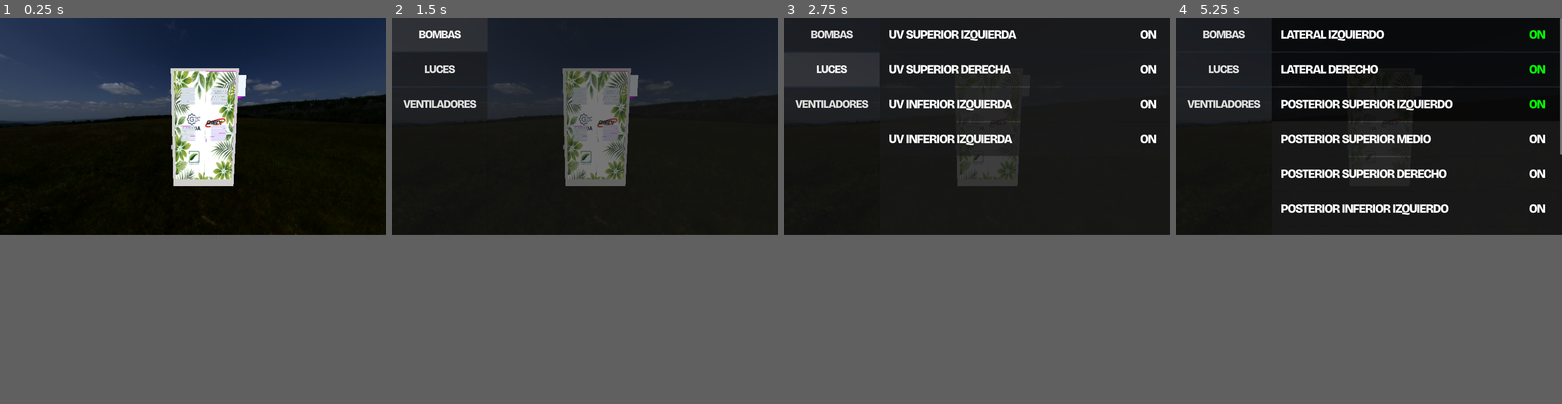
Above: before the commit, frames 1-4 (left to right).
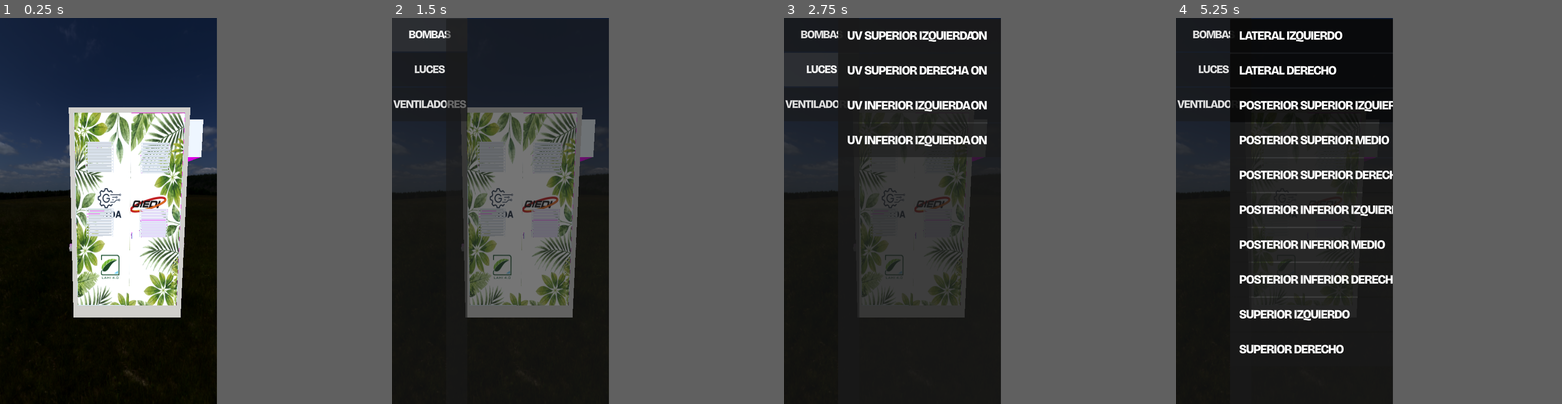
Above: after the commit, the same moments.

Repository: romsreu/hydrolab-twin
Game: Godot game, scene res://scenes/main.tscn
Two runs of this game, one before a commit and one after it. Both use one fixed random seed, a clock stepped at 60 frames per second and the inputs below.
Inputs (mouse positions are in pixels of both pictures, inside the frame that each line leads up to):
- Up to frame 1 (0.25 s): no input
- Up to frame 2 (1.5 s): tap Enter at 0.5 s; move the mouse to (669, 114) at 0.52 s; tap H at 0.6 s; click (669, 114) at 0.67 s; click "BOMBAS" at 1.25 s
- Up to frame 3 (2.75 s): click "LUCES" at 2 s
- Up to frame 4 (5.25 s): click "VENTILADORES" at 2.75 s; click "LATERAL IZQUIERDO" at 3.5 s; click "LATERAL DERECHO" at 4.25 s; click "POSTERIOR SUPERIOR IZQUIERDO" at 5 s
In our replay, the window is 799x449 before the commit and 449x799 after it. These sizes can differ from the game's own. Grey fills any space a smaller window leaves; there, only what the larger window draws over its background counts as a difference.

The runs differ from the first frame. In frame 1, 53% of the frame differs, in the area x 0-100%, y 0-100%; in frame 2, 30%; in frame 3, 18%; in frame 4, 12%.

Commit message:
Added app layout

Diff:
--- a/project.godot
+++ b/project.godot
@@ -13,6 +13,13 @@
 config/name="hydro_virtualization"
 run/main_scene="uid://dp5w7hcf00ryq"
 config/features=PackedStringArray("4.6", "Mobile")
+config/icon="uid://vjpqeyujd40t"
+
+[display]
+
+window/size/viewport_width=648
+window/size/viewport_height=1152
+window/handheld/orientation=1
 
 [file_customization]
 
--- /dev/null
+++ b/scenes/app.tscn
@@ -0,0 +1,55 @@
+[gd_scene format=3 uid="uid://bdqeuxuaivvn7"]
+
+[ext_resource type="FontFile" uid="uid://dufj1l6ij21hr" path="res://resources/BricolageGrotesque-VariableFont_opsz,wdth,wght.ttf" id="1_1670a"]
+[ext_resource type="PackedScene" uid="uid://dp5w7hcf00ryq" path="res://scenes/main.tscn" id="2_dmsei"]
+
+[node name="Control" type="Control" unique_id=341107439]
+layout_mode = 3
+anchors_preset = 15
+anchor_right = 1.0
+anchor_bottom = 1.0
+grow_horizontal = 2
+grow_vertical = 2
+
+[node name="HBoxContainer" type="HBoxContainer" parent="." unique_id=2056158674]
+layout_mode = 1
+anchors_preset = 12
+anchor_top = 1.0
+anchor_right = 1.0
+anchor_bottom = 1.0
+offset_top = -77.0
+grow_horizontal = 2
+grow_vertical = 0
+alignment = 1
+
+[node name="Button" type="Button" parent="HBoxContainer" unique_id=394859540]
+custom_minimum_size = Vector2(210, 100)
+layout_mode = 2
+theme_override_fonts/font = ExtResource("1_1670a")
+text = "ESTADO"
+
+[node name="Button2" type="Button" parent="HBoxContainer" unique_id=492569233]
+custom_minimum_size = Vector2(210, 100)
+layout_mode = 2
+theme_override_fonts/font = ExtResource("1_1670a")
+text = "3D"
+
+[node name="Button3" type="Button" parent="HBoxContainer" unique_id=171083689]
+custom_minimum_size = Vector2(210, 100)
+layout_mode = 2
+theme_override_fonts/font = ExtResource("1_1670a")
+text = "DASHBOARD"
+
+[node name="SubViewportContainer" type="SubViewportContainer" parent="." unique_id=1378125589]
+layout_mode = 1
+anchors_preset = -1
+anchor_right = 1.0
+anchor_bottom = 0.9110001
+offset_bottom = 0.5279541
+grow_horizontal = 2
+grow_vertical = 2
+
+[node name="SubViewport" type="SubViewport" parent="SubViewportContainer" unique_id=1717629028]
+size = Vector2i(648, 500)
+
+[node name="Main" parent="SubViewportContainer/SubViewport" unique_id=1631033161 instance=ExtResource("2_dmsei")]
Not shown, changed: export_presets.cfg
Renamed: scenes/mesh_instance_3d.gd -> scripts/mesh_instance_3d.gd
Renamed: scenes/mesh_instance_3d.gd.uid -> scripts/mesh_instance_3d.gd.uid
